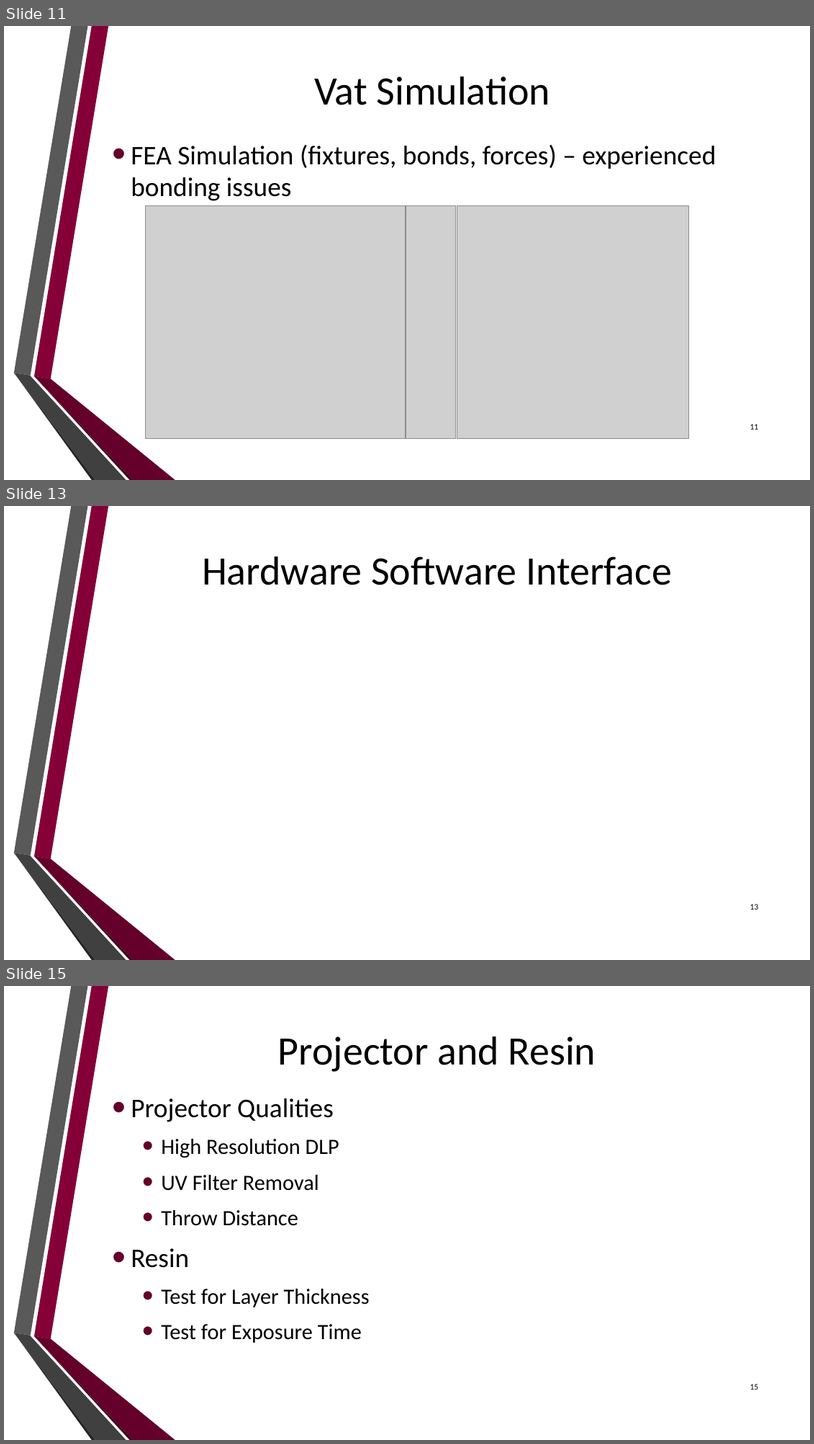
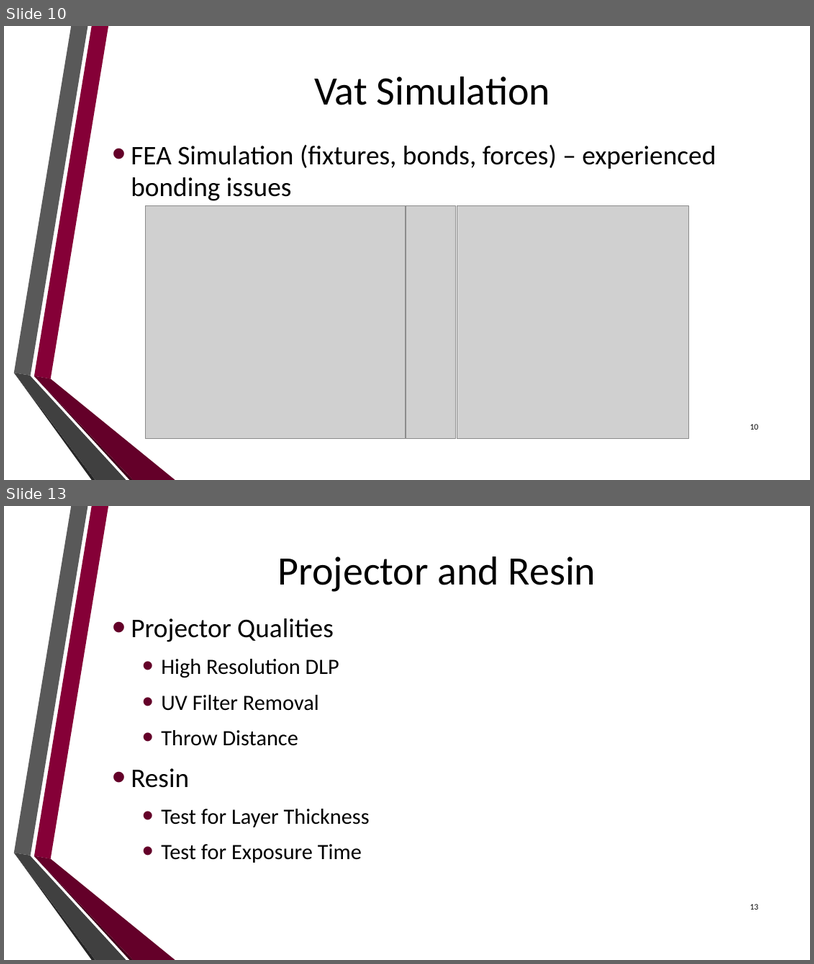
Before and after one commit to dan-olsen/SeniorDesign, a slide deck: Presentations/DesignPres/DesignPres-75.pptx. Shown one above the other, each under a label of ours: slides 11, 13 and 15 before the commit, slides 10 and 13 after it; the slides between them are not shown. The pictures are 814x1444 and 814x964 pixels, drawn with LibreOffice and Linux fonts; fonts in the diff are those of the drawing; grey boxes stand for pictures; background and template pictures are left out. Boxes give left, top, right and bottom in pixels: in the first picture for what was removed or moved away, otherwise in the second. Text is boxed around its words. In the diff, an @@ line names an element or a change of style, - is before the commit and + after.

```diff
--- a/Presentations/DesignPres/DesignPres-75.pptx
+++ b/Presentations/DesignPres/DesignPres-75.pptx
@@ slide 13 removed at [4, 506, 810, 960], background picture (left out); not listed: 6 template elements that a slide beside it also shows @@
@@ title removed at [202, 556, 672, 585] @@
-Hardware Software Interface
@@ page number removed at [751, 903, 759, 909] @@
-13
@@ what was slide 11 is now slide 10 @@
@@ page number at [751, 423, 759, 429]: text changed @@
-11
+10
@@ what was slide 15 is now slide 13 @@
@@ page number at [751, 903, 759, 909]: text changed @@
-15
+13
```
Also in this commit, not shown: 2 slides changed, 4 slides added, 5 other slides removed.
